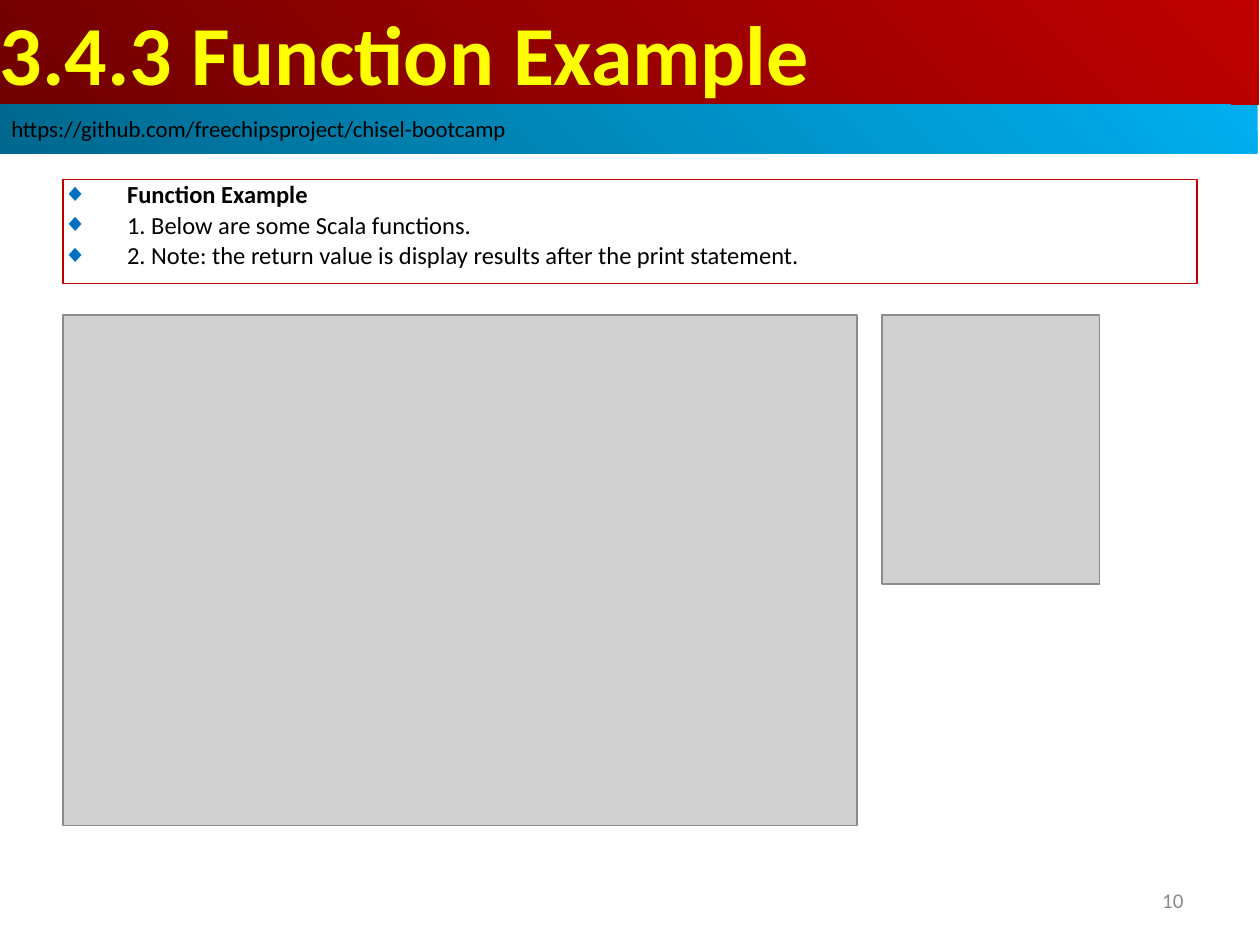
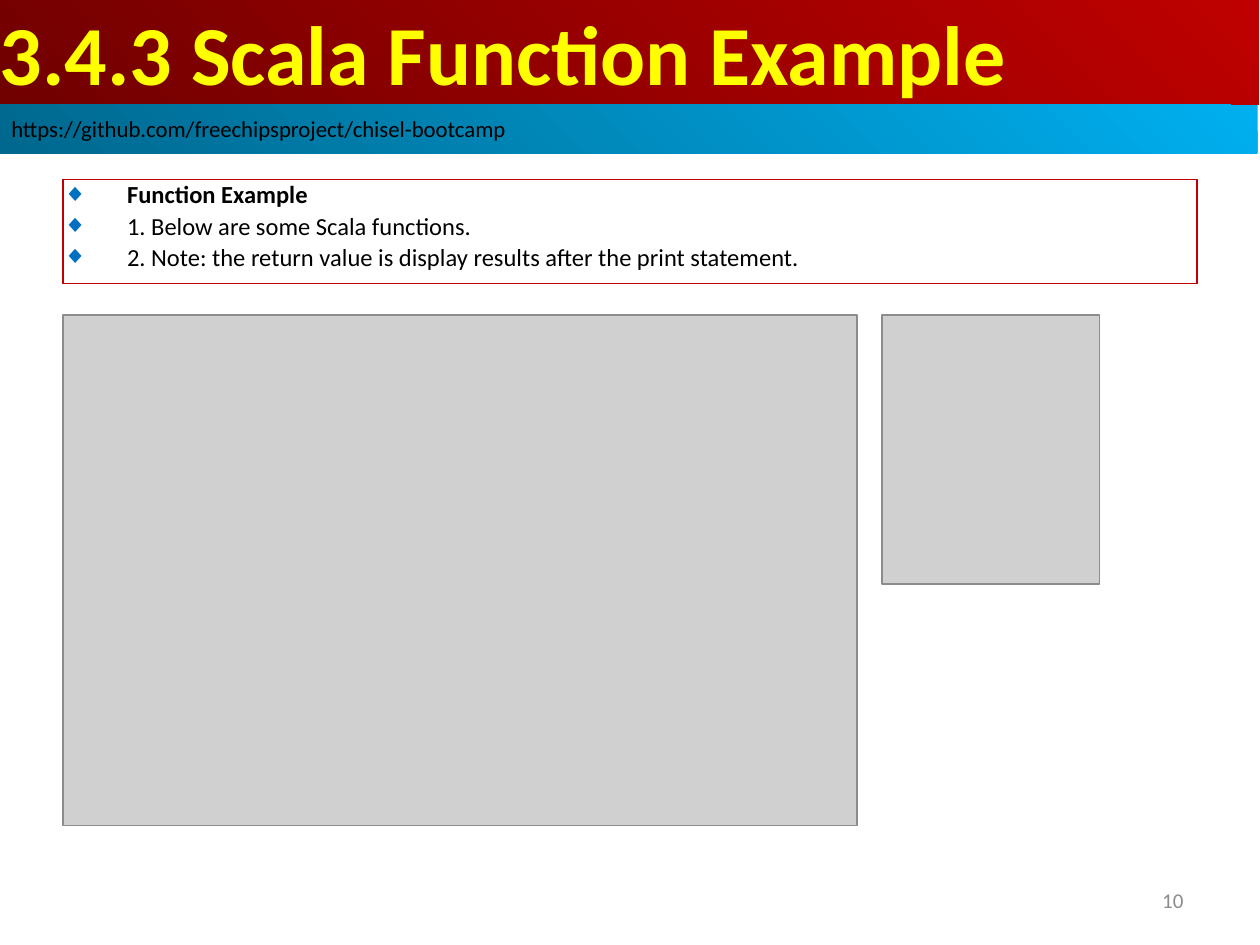
Before and after one commit to peterhchen/AIU_CS800_Chisel, a slide deck: slide 10 of 300_UCB_BC/003.4_FuncProg/000_Video/003.4_FuncProg.ppt. Drawn at 1260x945 pixels with LibreOffice and Linux fonts; fonts in the diff are those of the drawing; grey boxes stand for pictures. Boxes give left, top, right and bottom in pixels: in the first picture for what was removed or moved away, otherwise in the second. Text is boxed around its words. In the diff, an @@ line names an element or a change of style, - is before the commit and + after.

```diff
--- a/300_UCB_BC/003.4_FuncProg/000_Video/003.4_FuncProg.ppt
+++ b/300_UCB_BC/003.4_FuncProg/000_Video/003.4_FuncProg.ppt
@@ text in rectangle at (x1=0, y1=26, x2=1006, y2=105): text changed @@
-3.4.3 Function Example
+3.4.3 Scala Function Example
```
Also in this commit, not shown: 4 other slides changed, 21 slides added.
